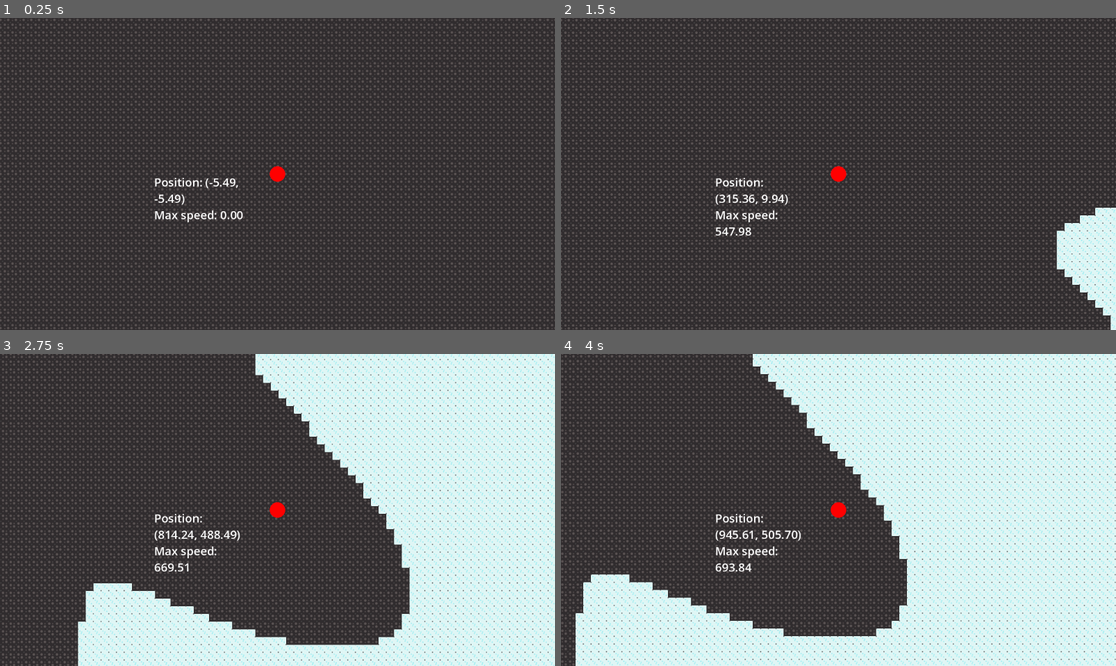
Above: before the commit, frames 1-4 (two rows, left to right).
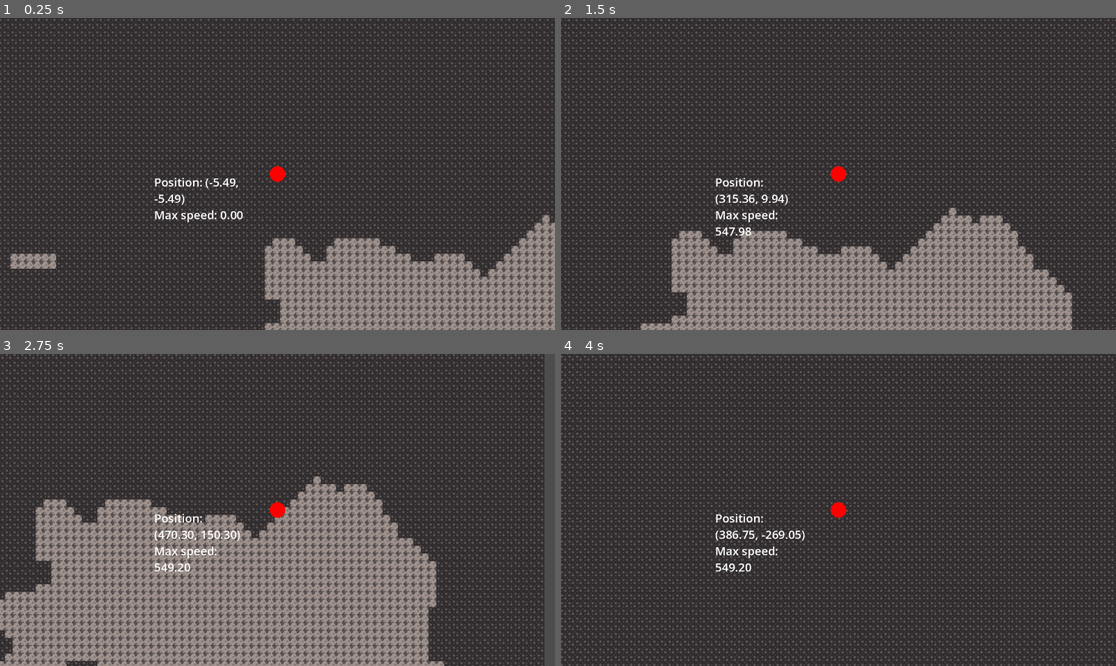
Above: after the commit, the same moments.

Repository: bingecraft-net/sandbox
Game: Godot game, scene res://node_2d.tscn
The game is run twice, just before and just after one commit, with the same random seed, the same clock (stepped at 60 frames per second) and the same inputs.
Inputs:
- Up to frame 1 (0.25 s): no input
- Up to frame 2 (1.5 s): tap Enter at 0.5 s; hold Right (ui_right) 0.53-1.28 s; hold Down (ui_down) from 1.28 s (still down)
- Up to frame 3 (2.75 s): release Down (ui_down) at 2.03 s; hold Right (ui_right) from 2.03 s (still down)
- Up to frame 4 (4 s): release Right (ui_right) at 2.78 s; hold Up (ui_up) 2.78-3.53 s; hold Left (ui_left) from 3.53 s (still down)

The runs differ from the first frame. In frame 1, 14% of the frame differs, in the area x 1-100%, y 63-100%; in frame 2, 22%; in frame 3, 75%, in the area x 0-100%, y 0-100%; in frame 4, 67%.

Commit message:
add superterrain and ore

Diff:
--- a/node_2d.tscn
+++ b/node_2d.tscn
@@ -1,21 +1,9 @@
 [gd_scene format=3 uid="uid://dkrhsevv1ea1w"]
 
 [ext_resource type="Script" uid="uid://bdqcvqais204k" path="res://node_2d.gd" id="1_epypp"]
-[ext_resource type="Texture2D" uid="uid://bmefgl2bwnnl" path="res://sprites/terrain.png" id="2_0hol4"]
+[ext_resource type="PackedScene" uid="uid://d3rhwrnccunoi" path="res://terrain.tscn" id="3_0hol4"]
 [ext_resource type="Script" uid="uid://c1brx6etltkl0" path="res://terrain.gd" id="4_q6r6c"]
 [ext_resource type="Script" uid="uid://c5oaecxt3ctpb" path="res://rigid_body_2d.gd" id="5_kdubu"]
-
-[sub_resource type="TileSetAtlasSource" id="TileSetAtlasSource_q6r6c"]
-texture = ExtResource("2_0hol4")
-0:0/0 = 0
-0:0/0/physics_layer_0/polygon_0/points = PackedVector2Array(-8, -8, 8, -8, 8, 8, -8, 8)
-1:0/0 = 0
-0:1/0 = 0
-0:1/0/physics_layer_0/polygon_0/points = PackedVector2Array(-8, -8, 8, -8, 8, 8, -8, 8)
-
-[sub_resource type="TileSet" id="TileSet_d21ai"]
-physics_layer_0/collision_layer = 1
-sources/0 = SubResource("TileSetAtlasSource_q6r6c")
 
 [sub_resource type="CircleShape2D" id="CircleShape2D_q6r6c"]
 
@@ -25,9 +13,9 @@
 [node name="Terrain" type="Node2D" parent="." unique_id=273111418]
 script = ExtResource("4_q6r6c")
 
-[node name="SubTerrain" type="TileMapLayer" parent="Terrain" unique_id=2068483748]
-tile_map_data = PackedByteArray(0, 0, 0, 0, 0, 0, 0, 0, 0, 0, 0, 0, 0, 0)
-tile_set = SubResource("TileSet_d21ai")
+[node name="SubTerrain" parent="Terrain" unique_id=15364741 instance=ExtResource("3_0hol4")]
+
+[node name="SupTerrain" parent="Terrain" unique_id=206810307 instance=ExtResource("3_0hol4")]
 
 [node name="Ship" type="Node2D" parent="." unique_id=2121773373]
 
--- a/terrain.gd
+++ b/terrain.gd
@@ -4,7 +4,10 @@
 var atlas_coords_by_name = {
 	"Empty": Vector2i(0, 0),
 	"Fill": Vector2i(1, 0),
-	"Atmosphere": Vector2i(0, 1),
+	"Atmosphere": Vector2i(2, 0),
+
+	"Air": Vector2i(0, 1),
+	"Ore": Vector2i(1, 1),
 }
 
 var chunks = {}
@@ -13,12 +16,14 @@
 var render_size = 5
 
 
+func world_to_chunk_coords(world_coords: Vector2) -> Vector2i:
+	return (world_coords / cell_size / chunk_size - Vector2.ONE / 2).snapped(Vector2.ONE)
+
+
 func load_chunks(world_coords: Vector2) -> void:
-	var top_left_cell_coords = Vector2i((world_coords / cell_size / chunk_size - Vector2.ONE / 2).snapped(Vector2.ONE))
+	var top_left_chunk_coords = world_to_chunk_coords(world_coords) - render_size * Vector2i.ONE / 2
 	for index in range(render_size * render_size):
-		var local_cell_coords = Vector2i(index % render_size, index / render_size)
-		var chunk_coords = top_left_cell_coords + local_cell_coords - render_size * Vector2i.ONE / 2
-		load_chunk(chunk_coords)
+		load_chunk(top_left_chunk_coords + Vector2i(index % render_size, index / render_size))
 
 
 func load_chunk(chunk_coords: Vector2i) -> void:
@@ -26,16 +31,29 @@
 		for index in range(chunk_size * chunk_size):
 			var local_cell_coords = Vector2i(index % chunk_size, index / chunk_size)
 			var cell_coords = chunk_size * chunk_coords + local_cell_coords
-			var atlas_coords = sample(cell_coords)
+			var atlas_coords = sample_subterrain(cell_coords)
 			$SubTerrain.set_cell(cell_coords, 0, atlas_coords)
+			if atlas_coords == atlas_coords_by_name.get("Fill"):
+				atlas_coords = sample_supterrain(cell_coords)
+				$SupTerrain.set_cell(cell_coords, 0, atlas_coords)
 		chunks[chunk_coords] = 0
 
 
-func sample(cell_coords: Vector2) -> Vector2i:
+func sample_subterrain(cell_coords: Vector2) -> Vector2i:
 	var name = "Empty"
-	var magnitude = cell_coords.length() + 16 * sin(8 * cell_coords.angle())
-	if magnitude < 64:
+	var magnitude = cell_coords.length()
+	if magnitude + 16 * sin(8 * cell_coords.angle()) < 128:
 		name = "Fill"
-	elif magnitude < 128:
+	elif magnitude < 128 + 64:
 		name = "Atmosphere"
 	return atlas_coords_by_name.get(name)
+
+var ore_noise = FastNoiseLite.new()
+var ore_iso = 0.2
+
+func sample_supterrain(cell_coords: Vector2) -> Vector2i:
+	var name = "Air"
+	if ore_noise.get_noise_2d(cell_coords.x, cell_coords.y) >= ore_iso:
+		name = "Ore"
+
+	return atlas_coords_by_name.get(name)
--- /dev/null
+++ b/terrain.tscn
@@ -0,0 +1,22 @@
+[gd_scene format=3 uid="uid://d3rhwrnccunoi"]
+
+[ext_resource type="Texture2D" uid="uid://bmefgl2bwnnl" path="res://sprites/terrain.png" id="2_avahw"]
+
+[sub_resource type="TileSetAtlasSource" id="TileSetAtlasSource_q6r6c"]
+texture = ExtResource("2_avahw")
+0:0/0 = 0
+0:0/0/physics_layer_0/polygon_0/points = PackedVector2Array(-8, -8, 8, -8, 8, 8, -8, 8)
+1:0/0 = 0
+2:0/0 = 0
+2:0/0/physics_layer_0/polygon_0/points = PackedVector2Array(-8, -8, 8, -8, 8, 8, -8, 8)
+0:1/0 = 0
+1:1/0 = 0
+1:1/0/physics_layer_0/polygon_0/points = PackedVector2Array(-8, -8, 8, -8, 8, 8, -8, 8)
+
+[sub_resource type="TileSet" id="TileSet_d21ai"]
+physics_layer_0/collision_layer = 1
+sources/0 = SubResource("TileSetAtlasSource_q6r6c")
+
+[node name="Terrain" type="TileMapLayer" unique_id=15364741]
+tile_map_data = PackedByteArray(0, 0, 0, 0, 0, 0, 0, 0, 0, 0, 0, 0, 0, 0)
+tile_set = SubResource("TileSet_d21ai")
Binary file changed: sprites/terrain.aseprite
Binary file changed: sprites/terrain.png
